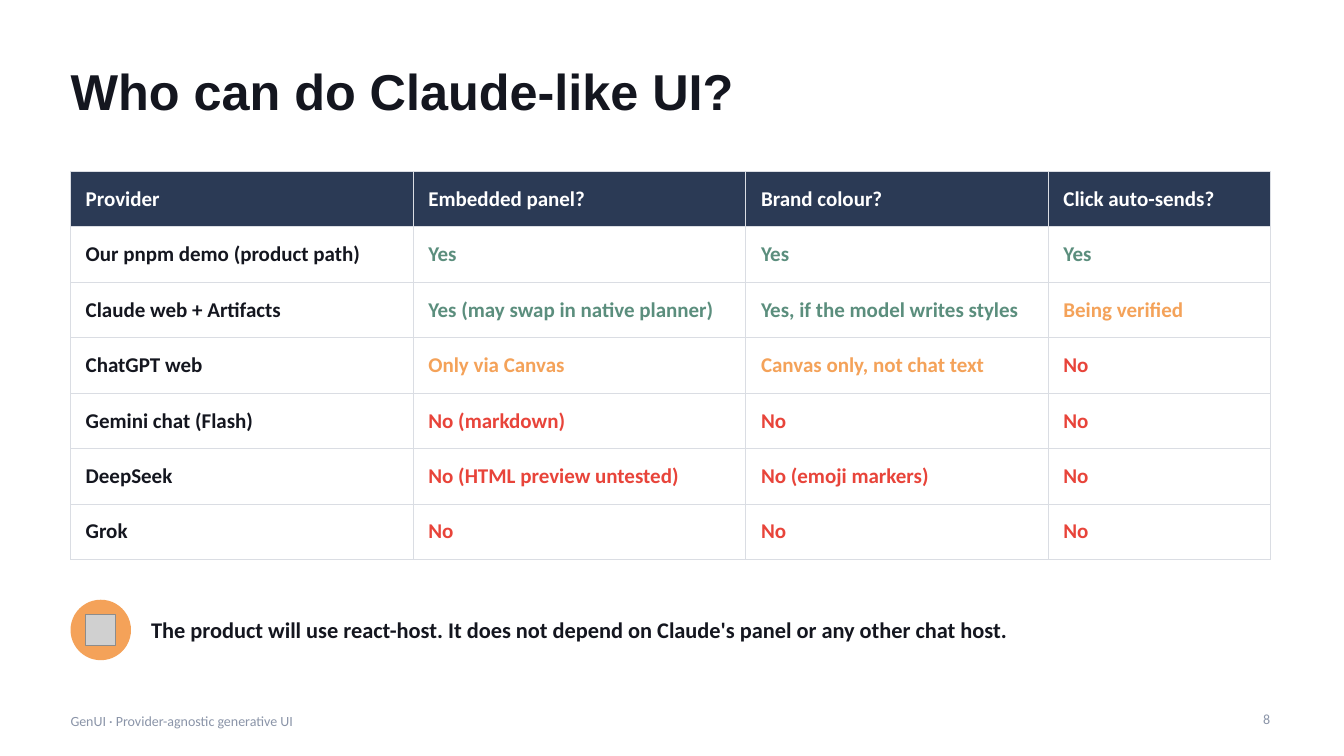
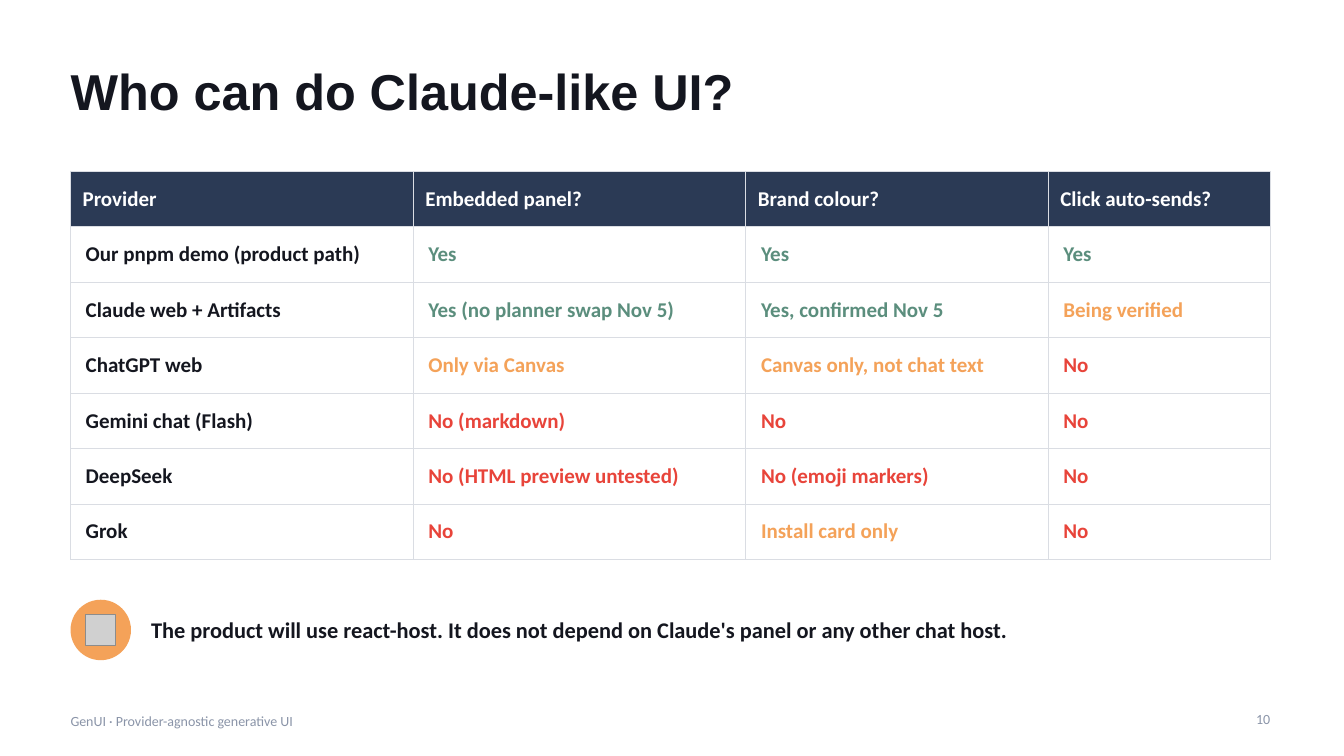
Before and after one commit to noahtan917/gen-ui, a slide deck: slide 10 of docs/GenUI-Presentation.pptx (slide 8 before the commit). Drawn at 1344x756 pixels with LibreOffice and Linux fonts; fonts in the diff are those of the drawing; grey boxes stand for pictures. Boxes give left, top, right and bottom in pixels: in the first picture for what was removed or moved away, otherwise in the second. Text is boxed around its words. In the diff, an @@ line names an element or a change of style, - is before the commit and + after.

```diff
--- a/docs/GenUI-Presentation.pptx
+++ b/docs/GenUI-Presentation.pptx
@@ table at [71,171,1270,546] @@
-row 3, column 2: Yes (may swap in native planner)
+row 3, column 2: Yes (no planner swap Nov 5)
-row 3, column 3: Yes, if the model writes styles
+row 3, column 3: Yes, confirmed Nov 5
-row 7, column 3: No
+row 7, column 3: Install card only
@@ page number at [1256,715,1270,724]: text changed @@
-8
+10
```
Also in this commit, not shown: 5 other slides changed, 3 slides added, 1 slide removed, 32 other files.
